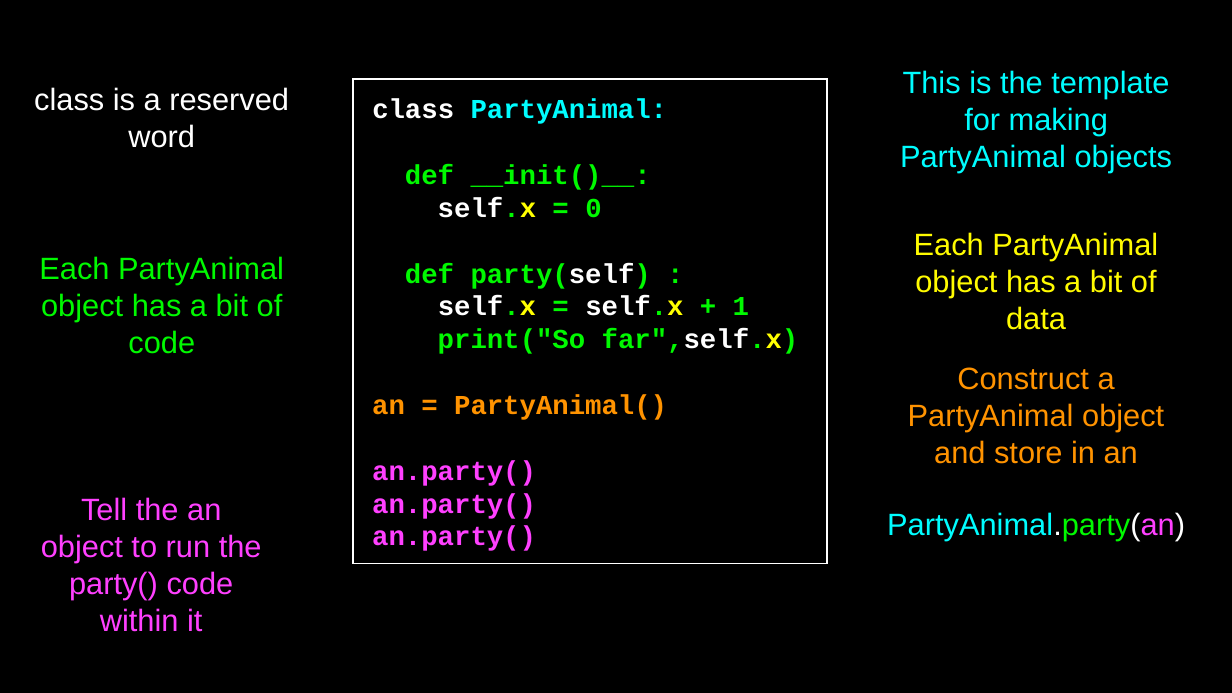
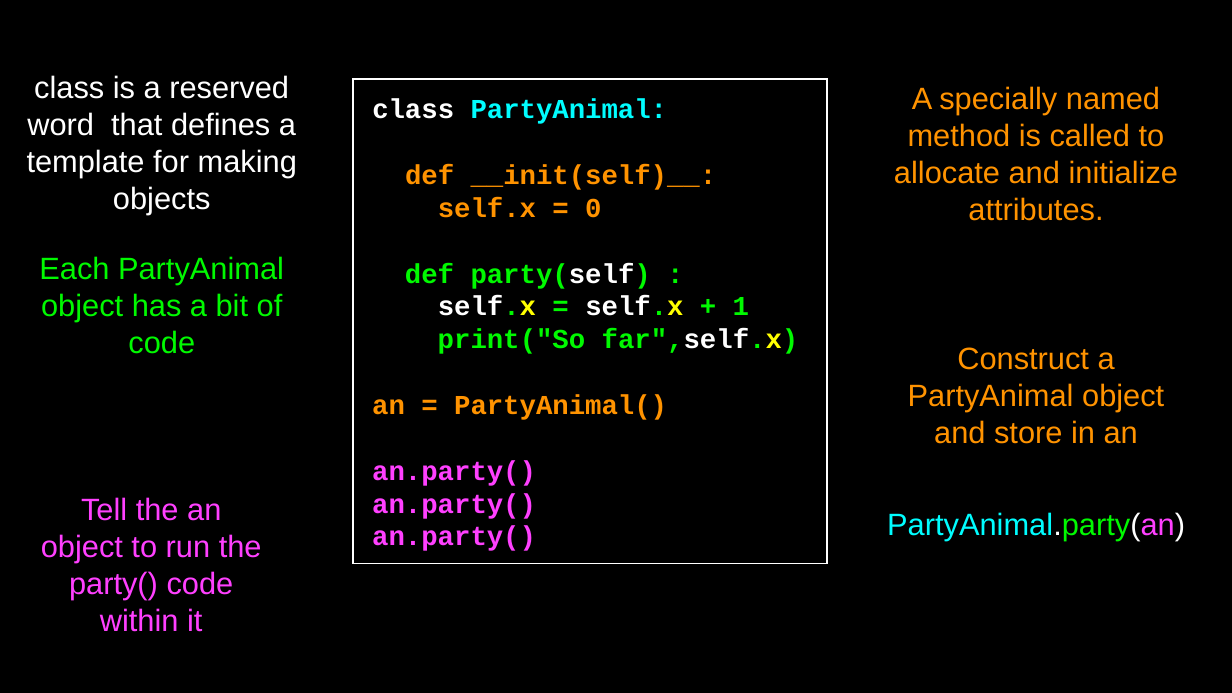
Before and after one commit to csev/py4e, a slide deck: slide 19 of lectures3/Pythonlearn-14-Objects.pptx. Drawn at 1232x693 pixels with LibreOffice and Linux fonts; fonts in the diff are those of the drawing. Boxes give left, top, right and bottom in pixels: in the first picture for what was removed or moved away, otherwise in the second. Text is boxed around its words. In the diff, an @@ line names an element or a change of style, - is before the commit and + after.

Commit message:
More object progress

```diff
--- a/lectures3/Pythonlearn-14-Objects.pptx
+++ b/lectures3/Pythonlearn-14-Objects.pptx
@@ text at (x1=27, y1=75, x2=297, y2=214): text changed @@
-class is a reserved word
+class is a reserved word that defines a template for making objects
@@ text at (x1=894, y1=86, x2=1178, y2=221): text changed; text colour #FFFB00 to #FF9300 @@
-Each PartyAnimal object has a bit of data
+A specially named method is called to allocate and initialize attributes.
@@ text removed at (x1=900, y1=70, x2=1173, y2=173) @@
-This is the template for making PartyAnimal objects
@@ text in rectangle at (x1=405, y1=165, x2=717, y2=190): text changed; text colour #00F900 to #FF9300 @@
-def __init()__:
+def __init(self)__:
@@ text in rectangle at (x1=438, y1=198, x2=601, y2=218): text colour #FFFFFF to #FF9300, text colour #FFFF00 to #FF9300 in "self.x"; text colour #00F900 to #FF9300 in "self.x = 0" @@
@@ text "Construct a PartyAnimal object and ..." moved from (x1=908, y1=367, x2=1164, y2=464) to (x1=908, y1=347, x2=1164, y2=444) @@
```
Also in this commit, not shown: 3 other slides changed, 3 other files.
